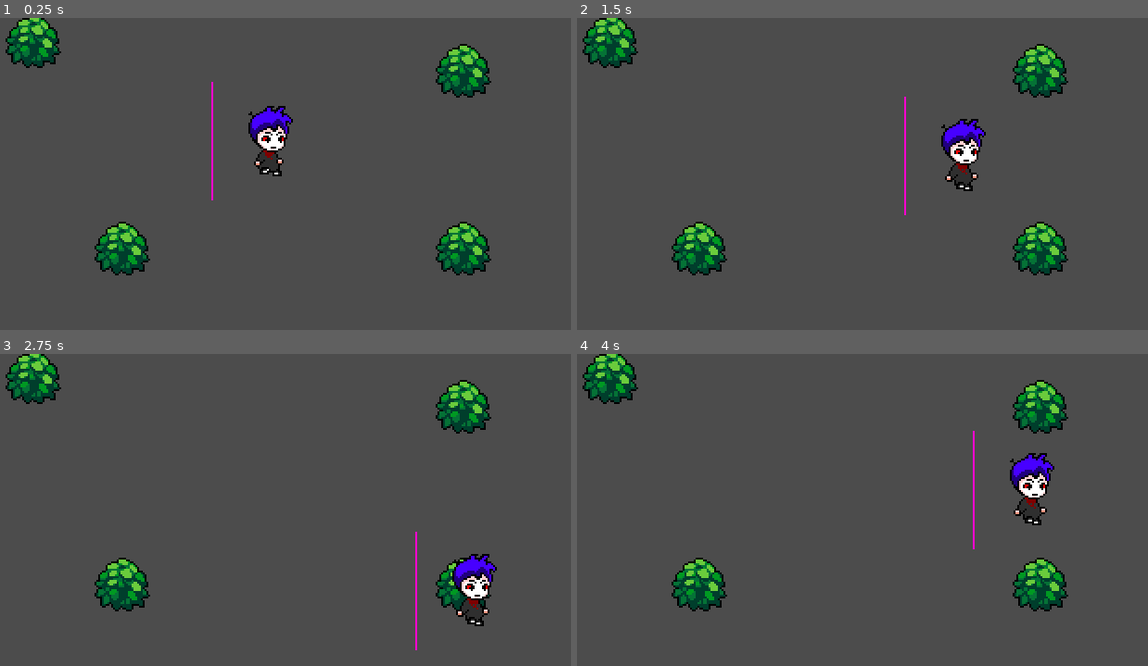
Above: before the commit, frames 1-4 (two rows, left to right).
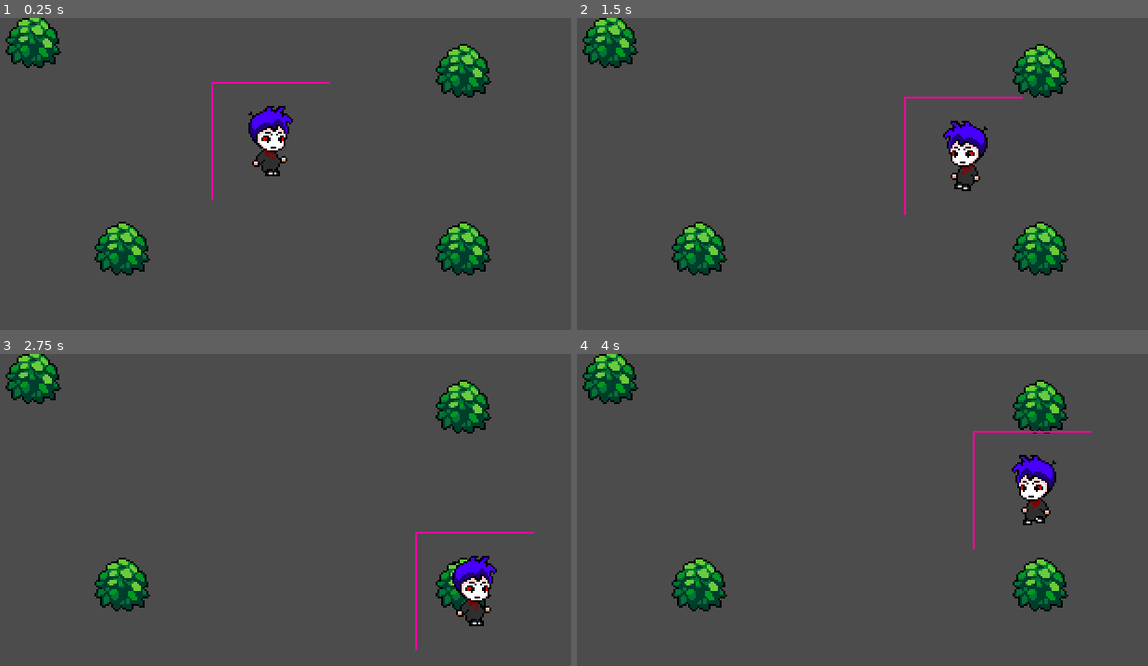
Above: after the commit, the same moments.

Repository: marcfreir/SvartSlott_RPG
Game: Godot game, scene res://World.tscn
Same seed, same stepped clock (60 frames per second), same inputs: the game is played once before the commit and once after it.
Inputs:
- Up to frame 1 (0.25 s): no input
- Up to frame 2 (1.5 s): tap Enter at 0.5 s; hold Right (ui_right) 0.53-1.28 s; hold Down (ui_down) from 1.28 s (still down)
- Up to frame 3 (2.75 s): release Down (ui_down) at 2.03 s; hold Right (ui_right) from 2.03 s (still down)
- Up to frame 4 (4 s): release Right (ui_right) at 2.78 s; hold Up (ui_up) 2.78-3.53 s; hold Left (ui_left) from 3.53 s (still down)

The runs differ from the first frame. In frame 1, 0.4% of the frame differs, in the area x 37-58%, y 20-59%; in frame 2, 1.1%; in frame 3, 0.7%; in frame 4, 1.1%, in the area x 69-91%, y 24-63%.

Commit message:
Add animation to the left & to the right. Refactor

Diff:
--- a/Player/Player.tscn
+++ b/Player/Player.tscn
@@ -7,7 +7,41 @@
 radius = 5.0
 height = 3.99998
 
-[sub_resource type="Animation" id=6]
+[sub_resource type="Animation" id=7]
+resource_name = "IdleDown"
+length = 0.1
+loop = true
+tracks/0/type = "value"
+tracks/0/path = NodePath("Sprite:frame")
+tracks/0/interp = 1
+tracks/0/loop_wrap = true
+tracks/0/imported = false
+tracks/0/enabled = true
+tracks/0/keys = {
+"times": PoolRealArray( 0 ),
+"transitions": PoolRealArray( 1 ),
+"update": 1,
+"values": [ 20 ]
+}
+
+[sub_resource type="Animation" id=8]
+resource_name = "IdleLeft"
+length = 0.2
+loop = true
+tracks/0/type = "value"
+tracks/0/path = NodePath("Sprite:frame")
+tracks/0/interp = 1
+tracks/0/loop_wrap = true
+tracks/0/imported = false
+tracks/0/enabled = true
+tracks/0/keys = {
+"times": PoolRealArray( 0, 0.1 ),
+"transitions": PoolRealArray( 1, 1 ),
+"update": 1,
+"values": [ 19, 19 ]
+}
+
+[sub_resource type="Animation" id=2]
 resource_name = "IdleRight"
 length = 0.2
 loop = true
@@ -24,14 +58,60 @@
 "values": [ 0, 0 ]
 }
 
+[sub_resource type="Animation" id=9]
+resource_name = "IdleUp"
+length = 0.1
+loop = true
+tracks/0/type = "value"
+tracks/0/path = NodePath("Sprite:frame")
+tracks/0/interp = 1
+tracks/0/loop_wrap = true
+tracks/0/imported = false
+tracks/0/enabled = true
+tracks/0/keys = {
+"times": PoolRealArray( 0 ),
+"transitions": PoolRealArray( 1 ),
+"update": 1,
+"values": [ 7 ]
+}
+
 [sub_resource type="Animation" id=3]
 resource_name = "RunDown"
 
 [sub_resource type="Animation" id=4]
 resource_name = "RunLeft"
+length = 0.7
+loop = true
+tracks/0/type = "value"
+tracks/0/path = NodePath("Sprite:frame")
+tracks/0/interp = 1
+tracks/0/loop_wrap = true
+tracks/0/imported = false
+tracks/0/enabled = true
+tracks/0/keys = {
+"times": PoolRealArray( 0, 0.1, 0.2, 0.3, 0.4, 0.5, 0.6 ),
+"transitions": PoolRealArray( 1, 1, 1, 1, 1, 1, 1 ),
+"update": 1,
+"values": [ 13, 14, 15, 16, 17, 18, 19 ]
+}
 
-[sub_resource type="Animation" id=2]
-resource_name = "RunRight"
+[sub_resource type="Animation" id=5]
+length = 0.7
+loop = true
+tracks/0/type = "value"
+tracks/0/path = NodePath("Sprite:frame")
+tracks/0/interp = 1
+tracks/0/loop_wrap = true
+tracks/0/imported = false
+tracks/0/enabled = true
+tracks/0/keys = {
+"times": PoolRealArray( 0, 0.1, 0.2, 0.3, 0.4, 0.5, 0.6 ),
+"transitions": PoolRealArray( 1, 1, 1, 1, 1, 1, 1 ),
+"update": 1,
+"values": [ 0, 1, 2, 3, 4, 5, 6 ]
+}
+
+[sub_resource type="Animation" id=6]
 length = 0.6
 loop = true
 tracks/0/type = "value"
@@ -44,24 +124,7 @@
 "times": PoolRealArray( 0, 0.1, 0.2, 0.3, 0.4, 0.5 ),
 "transitions": PoolRealArray( 1, 1, 1, 1, 1, 1 ),
 "update": 1,
-"values": [ 0, 2, 3, 4, 5, 1 ]
-}
-
-[sub_resource type="Animation" id=5]
-resource_name = "RunUp"
-length = 0.6
-loop = true
-tracks/0/type = "value"
-tracks/0/path = NodePath("Sprite:frame")
-tracks/0/interp = 1
-tracks/0/loop_wrap = true
-tracks/0/imported = false
-tracks/0/enabled = true
-tracks/0/keys = {
-"times": PoolRealArray( 0, 0.1, 0.2, 0.3, 0.4, 0.5 ),
-"transitions": PoolRealArray( 1, 1, 1, 1, 1, 1 ),
-"update": 1,
-"values": [ 6, 7, 8, 7, 6, 8 ]
+"values": [ 6, 7, 8, 9, 10, 11 ]
 }
 
 [node name="Player" type="KinematicBody2D"]
@@ -70,7 +133,8 @@
 [node name="Sprite" type="Sprite" parent="."]
 position = Vector2( 0, -13.331 )
 texture = ExtResource( 2 )
-hframes = 60
+hframes = 64
+frame = 20
 
 [node name="CollisionShape2D" type="CollisionShape2D" parent="."]
 position = Vector2( 0, -0.000179291 )
@@ -79,8 +143,11 @@
 
 [node name="AnimationPlayer" type="AnimationPlayer" parent="."]
 autoplay = "RunRight"
-anims/IdleRight = SubResource( 6 )
+anims/IdleDown = SubResource( 7 )
+anims/IdleLeft = SubResource( 8 )
+anims/IdleRight = SubResource( 2 )
+anims/IdleUp = SubResource( 9 )
 anims/RunDown = SubResource( 3 )
 anims/RunLeft = SubResource( 4 )
-anims/RunRight = SubResource( 2 )
-anims/RunUp = SubResource( 5 )
+anims/RunRight = SubResource( 5 )
+anims/RunUp = SubResource( 6 )
Binary file changed: Player/Player.png
Not shown: 1 places in Player/Player.tscn that only renumber resources
